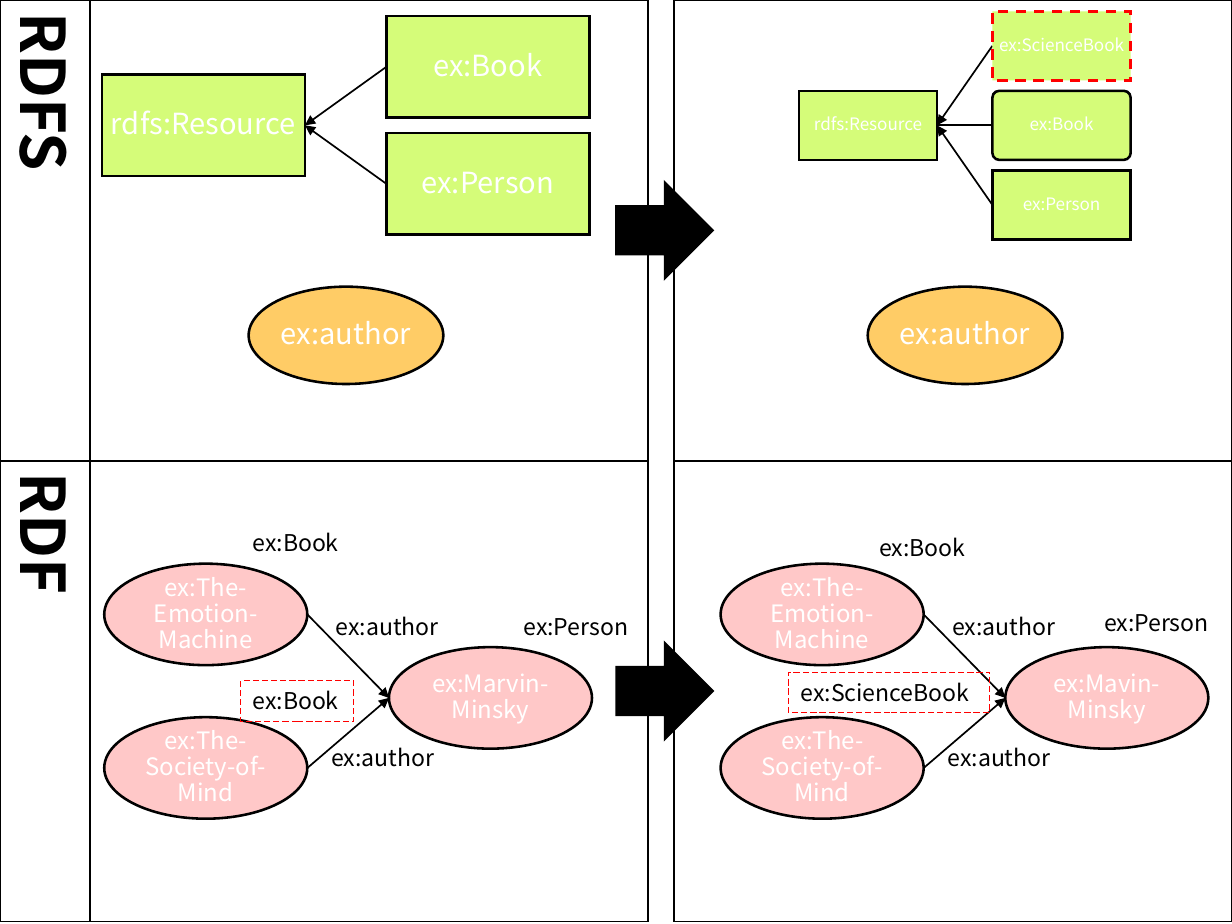
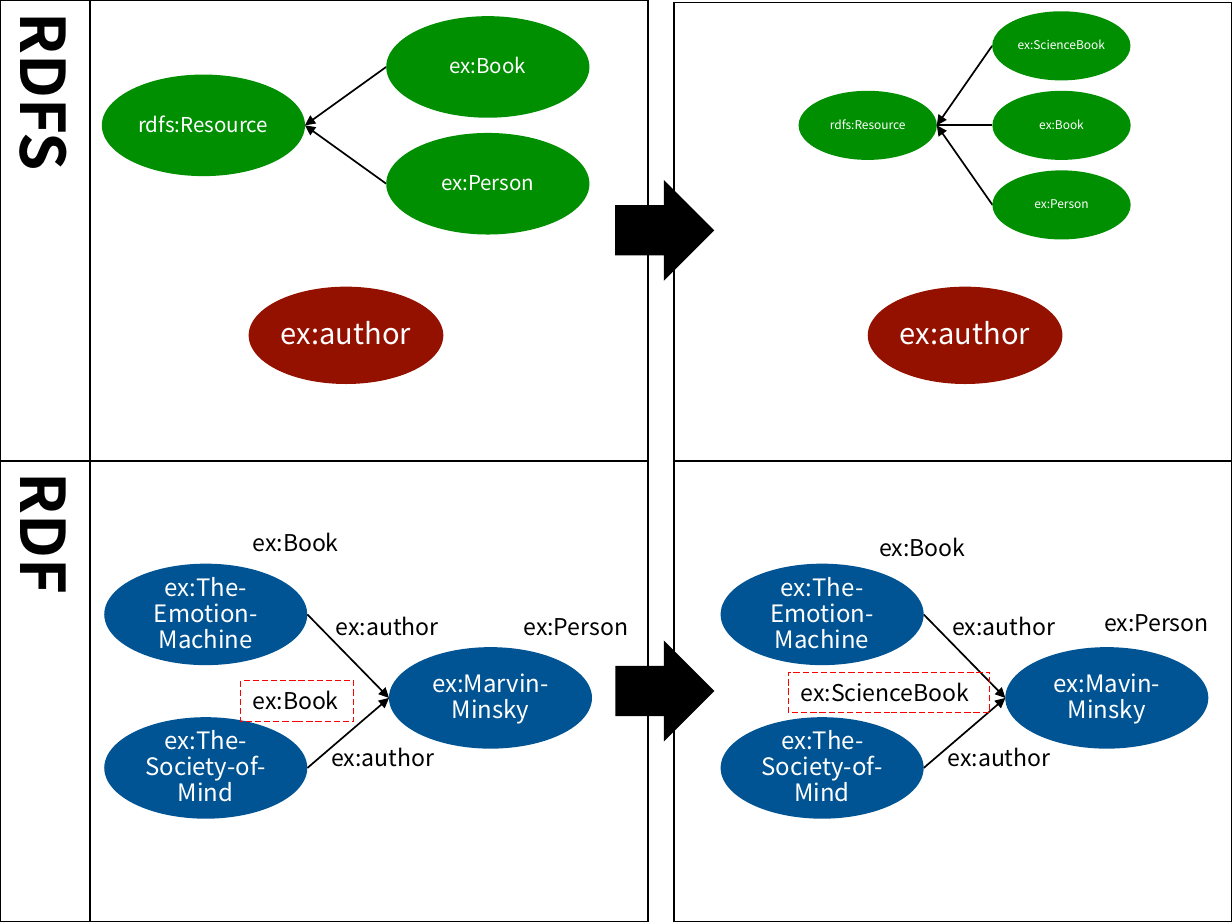
Before and after one commit to mr-3/mrcube-ja-docs, a slide deck: slide 26 of docs/source/figures/mrcube_figures.pptx. Drawn at 1232x924 pixels with LibreOffice and Linux fonts; fonts in the diff are those of the drawing. Boxes give left, top, right and bottom in pixels: in the first picture for what was removed or moved away, otherwise in the second. Text is boxed around its words. In the diff, an @@ line names an element or a change of style, - is before the commit and + after.

```diff
--- a/docs/source/figures/mrcube_figures.pptx
+++ b/docs/source/figures/mrcube_figures.pptx
@@ rectangle removed at bbox=[387, 16, 590, 117] @@
@@ ellipse added at bbox=[387, 16, 590, 117], fill #008F00 @@
@@ text "ex:ScienceBook": place and size @@
-text "ex:ScienceBook" at bbox=[999, 37, 1124, 51]
+text "ex:ScienceBook" at bbox=[1018, 39, 1105, 49]
@@ text "ex:Book": place and size @@
-text "ex:Book" at bbox=[433, 53, 542, 77]
+text "ex:Book" at bbox=[449, 56, 526, 74]
@@ rectangle removed at bbox=[102, 75, 306, 176] @@
@@ ellipse added at bbox=[102, 75, 306, 176], fill #008F00 @@
@@ text "rdfs:Resource": place and size @@
-text "rdfs:Resource" at bbox=[111, 110, 296, 135]
+text "rdfs:Resource" at bbox=[138, 115, 268, 133]
@@ size 10 to 7 pt; less space between paragraphs in 4 elements at bbox=[1039, 119, 1084, 129], bbox=[1018, 39, 1105, 49], bbox=[1034, 199, 1088, 208], bbox=[830, 119, 906, 129] @@
@@ text "rdfs:Resource": place and size @@
-text "rdfs:Resource" at bbox=[814, 116, 922, 130]
+text "rdfs:Resource" at bbox=[830, 119, 906, 129]
@@ text "ex:Book": place and size @@
-text "ex:Book" at bbox=[1030, 116, 1094, 130]
+text "ex:Book" at bbox=[1039, 119, 1084, 129]
@@ rectangle removed at bbox=[387, 133, 590, 234] @@
@@ ellipse added at bbox=[387, 133, 590, 234], fill #008F00 @@
@@ size 17 to 12 pt; less space between paragraphs in 3 elements at bbox=[138, 115, 268, 133], bbox=[449, 56, 526, 74], bbox=[441, 175, 534, 191] @@
@@ text "ex:Person": place and size @@
-text "ex:Person" at bbox=[421, 171, 554, 194]
+text "ex:Person" at bbox=[441, 175, 534, 191]
@@ outline redrawn in 3 elements at bbox=[934, 44, 996, 128], bbox=[934, 123, 996, 207], bbox=[936, 122, 992, 129] @@
@@ group removed at bbox=[798, 11, 1131, 239]: 3 rectangles, 1 rounded rectangle @@
@@ group added at bbox=[798, 11, 1131, 239]: 4 ellipses @@
@@ text "ex:Person": place and size @@
-text "ex:Person" at bbox=[1023, 197, 1101, 210]
+text "ex:Person" at bbox=[1034, 199, 1088, 208]
@@ ellipse at bbox=[249, 287, 444, 384]: fill #FFCC66 to #941100; outline #000000 1.5 pt to none @@
@@ ellipse at bbox=[867, 287, 1062, 384]: fill #FFCC66 to #941100; outline #000000 1.5 pt to none @@
@@ fill #FFC8C8 to #005493; outline #000000 1.5 pt to none in 6 elements at bbox=[389, 647, 593, 748], bbox=[105, 564, 308, 665], bbox=[105, 717, 308, 818], bbox=[1005, 647, 1209, 748], bbox=[721, 564, 924, 665], bbox=[721, 717, 924, 818] @@
```
Also in this commit, not shown: 21 other slides changed, 11 other files.
